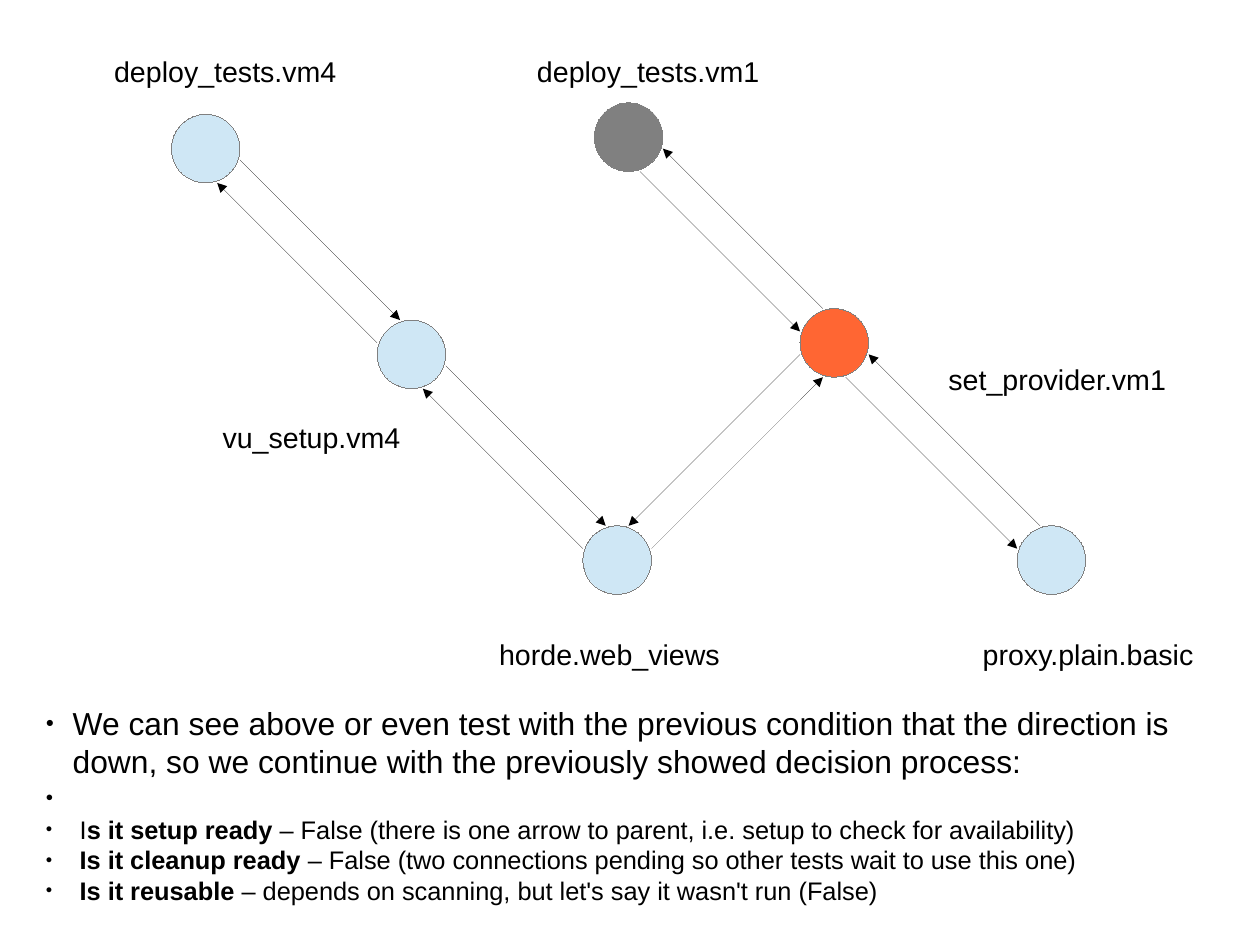
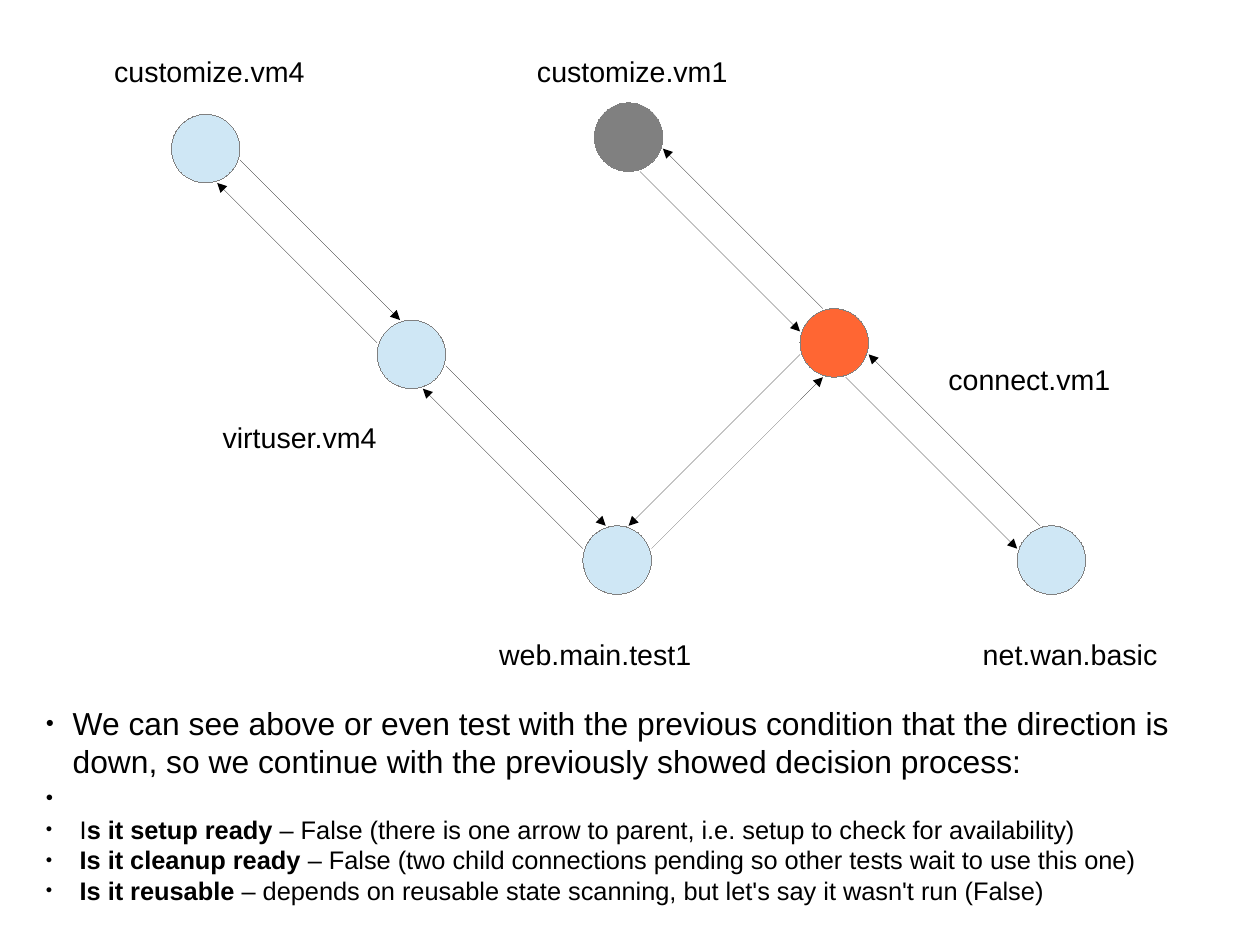
Before and after one commit to intra2net/avocado-i2n, a slide deck: slide 9 of doc/test_traversal_algorithm.odp. Drawn at 1260x945 pixels with LibreOffice and Linux fonts; fonts in the diff are those of the drawing. Boxes give left, top, right and bottom in pixels: in the first picture for what was removed or moved away, otherwise in the second. Text is boxed around its words. In the diff, an @@ line names an element or a change of style, - is before the commit and + after.

Commit message:
Update the graph traversal presentation with newer state names
We still have to extend the presentation with the diverging paths
parallel traversal strategy.

```diff
--- a/doc/test_traversal_algorithm.odp
+++ b/doc/test_traversal_algorithm.odp
@@ text at (x1=114, y1=61, x2=304, y2=83): text changed @@
-deploy_tests.vm4
+customize.vm4
@@ text at (x1=537, y1=61, x2=727, y2=83): text changed @@
-deploy_tests.vm1
+customize.vm1
@@ text at (x1=948, y1=370, x2=1110, y2=391): text changed @@
-set_provider.vm1
+connect.vm1
@@ text at (x1=223, y1=427, x2=377, y2=449): text changed @@
-vu_setup.vm4
+virtuser.vm4
@@ text at (x1=499, y1=644, x2=691, y2=666): text changed @@
-horde.web_views
+web.main.test1
@@ text at (x1=983, y1=644, x2=1158, y2=666): text changed @@
-proxy.plain.basic
+net.wan.basic
@@ text at (x1=80, y1=850, x2=1135, y2=905): text changed @@
-● Is it cleanup ready – False (two connections pending so other tests wait to use this one)
-● Is it reusable – depends on scanning, but let's say it wasn't run (False)
+● Is it cleanup ready – False (two child connections pending so other tests wait to use this one)
+● Is it reusable – depends on reusable state scanning, but let's say it wasn't run (False)
```
Also in this commit, not shown: 30 other slides changed, 1 other file.
